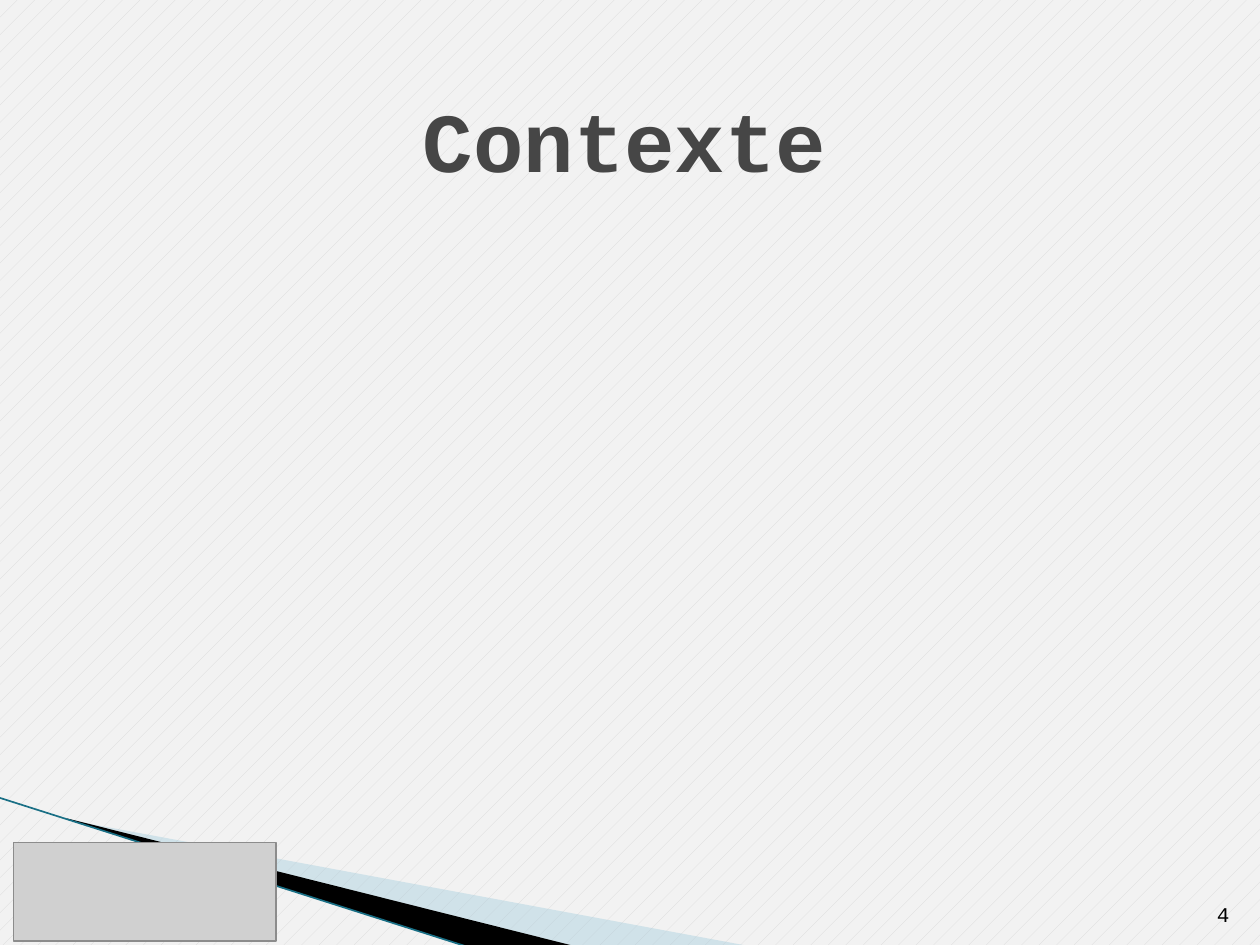
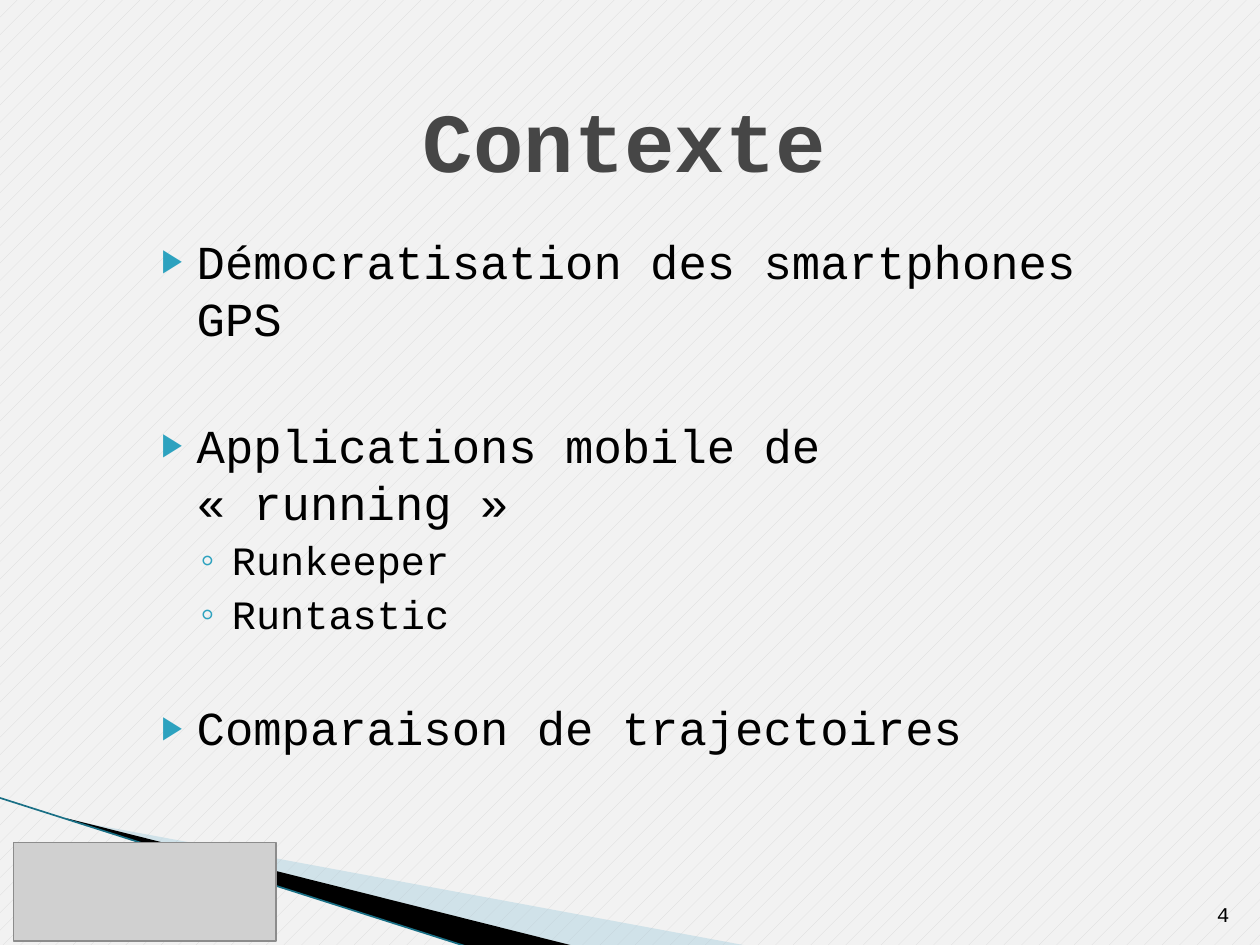
Before and after one commit to Tenacy/AndroidProject, a slide deck: slide 4 of Rapport/Presentation.pptx. Drawn at 1260x945 pixels with LibreOffice and Linux fonts; fonts in the diff are those of the drawing; grey boxes stand for pictures; background and template pictures are left out. Boxes give left, top, right and bottom in pixels: in the first picture for what was removed or moved away, otherwise in the second. Text is boxed around its words. In the diff, an @@ line names an element or a change of style, - is before the commit and + after.

```diff
--- a/Rapport/Presentation.pptx
+++ b/Rapport/Presentation.pptx
@@ text added at [197,245,1076,755], 27 pt, text #000000 @@
+▶ Démocratisation des smartphones GPS
+▶ Applications mobile de « running »
+  ◦ Runkeeper
+  ◦ Runtastic
+▶ Comparaison de trajectoires
```
Also in this commit, not shown: 3 other slides changed, 8 slides added, 2 slides removed, 1 other file.
